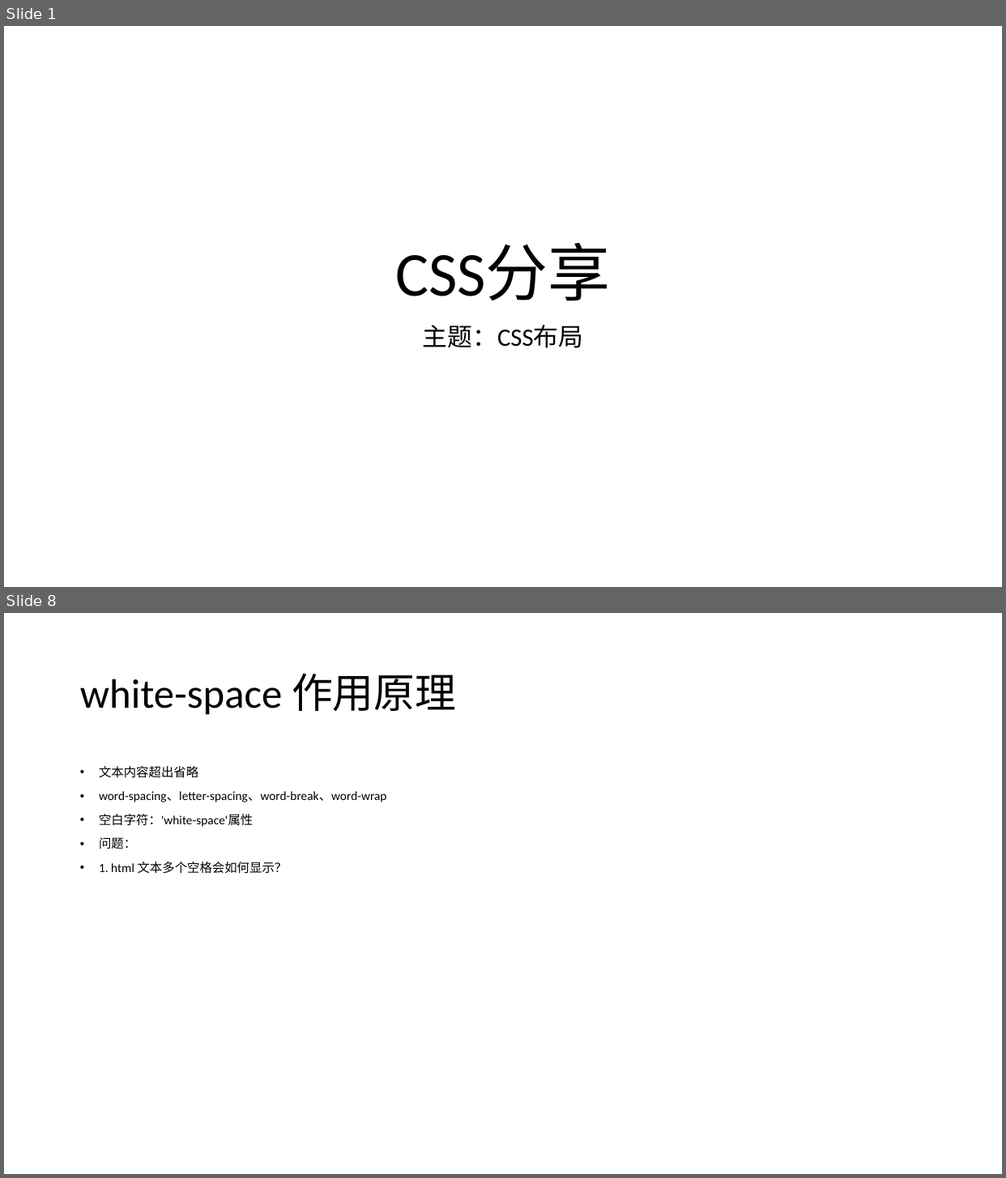
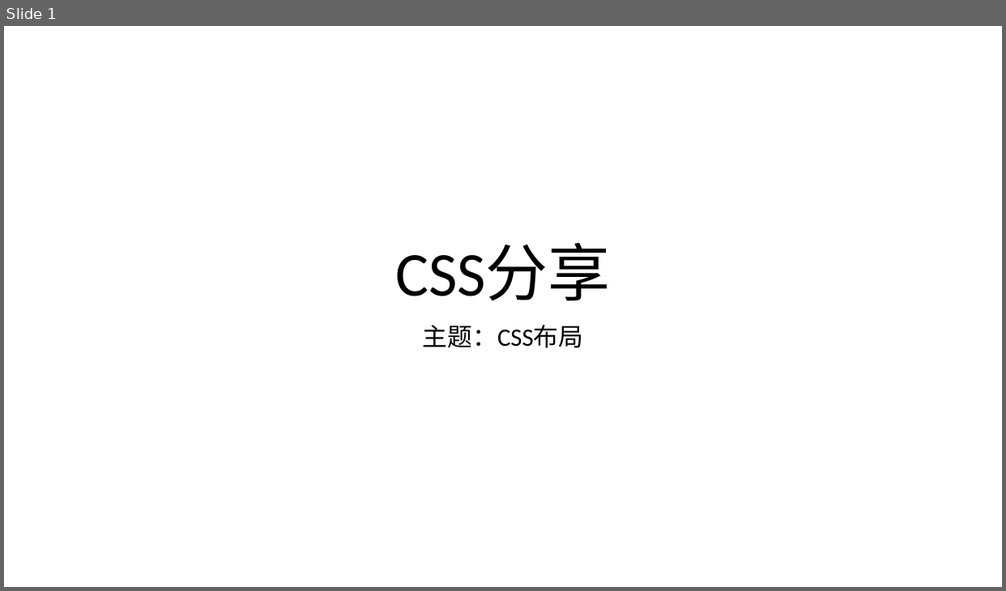
Before and after one commit to FBmm/Frontend-blog, a slide deck: CSS/css分享/css分享 - 布局.pptx. Shown one above the other, each under a label of ours: slides 1 and 8 before the commit, slide 1 after it; the slides between them are not shown. The pictures are 1006x1178 and 1006x591 pixels, drawn with LibreOffice and Linux fonts; fonts in the diff are those of the drawing. Boxes give left, top, right and bottom in pixels: in the first picture for what was removed or moved away, otherwise in the second. Text is boxed around its words. In the diff, an @@ line names an element or a change of style, - is before the commit and + after.

```diff
--- a/CSS/css分享/css分享 - 布局.pptx
+++ b/CSS/css分享/css分享 - 布局.pptx
@@ slide 8 removed at (4,613,1002,1174), background #FFFFFF @@
@@ title removed at (80,673,456,715) @@
-white-space 作用原理
@@ text removed at (99,766,387,874) @@
-• 文本内容超出省略
-• word-spacing、letter-spacing、word-break、word-wrap
-• 空白字符：'white-space'属性
-• 问题：
-• 1. html 文本多个空格会如何显示？
```
Also in this commit, not shown: 6 slides changed, 4 slides added, 3 other files.
